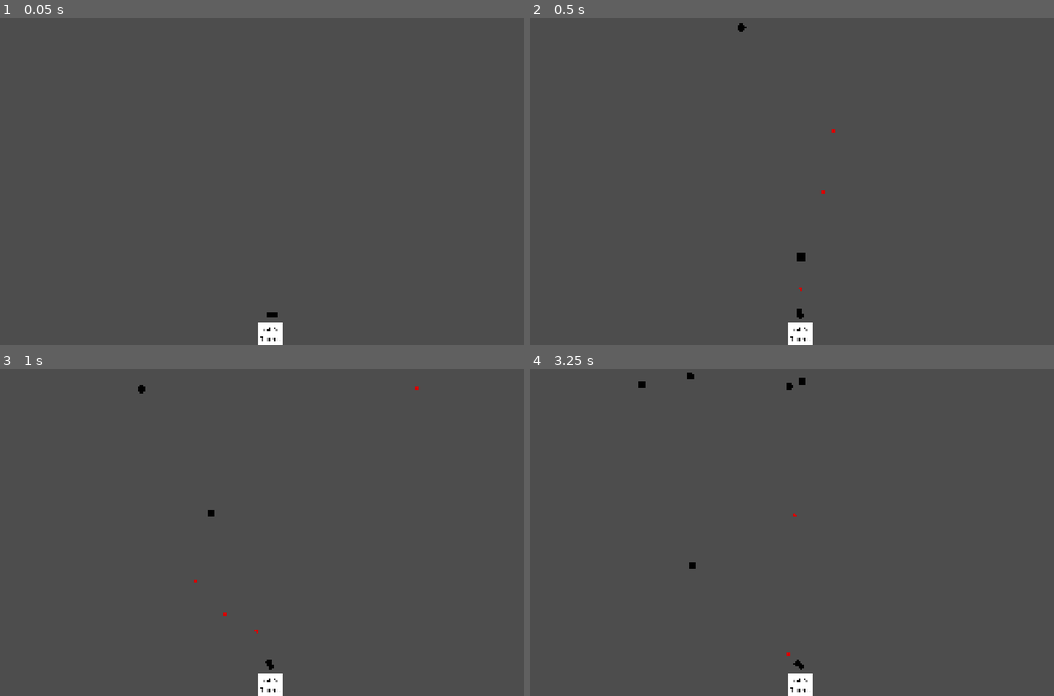
Above: before the commit, frames 1-4 (two rows, left to right).
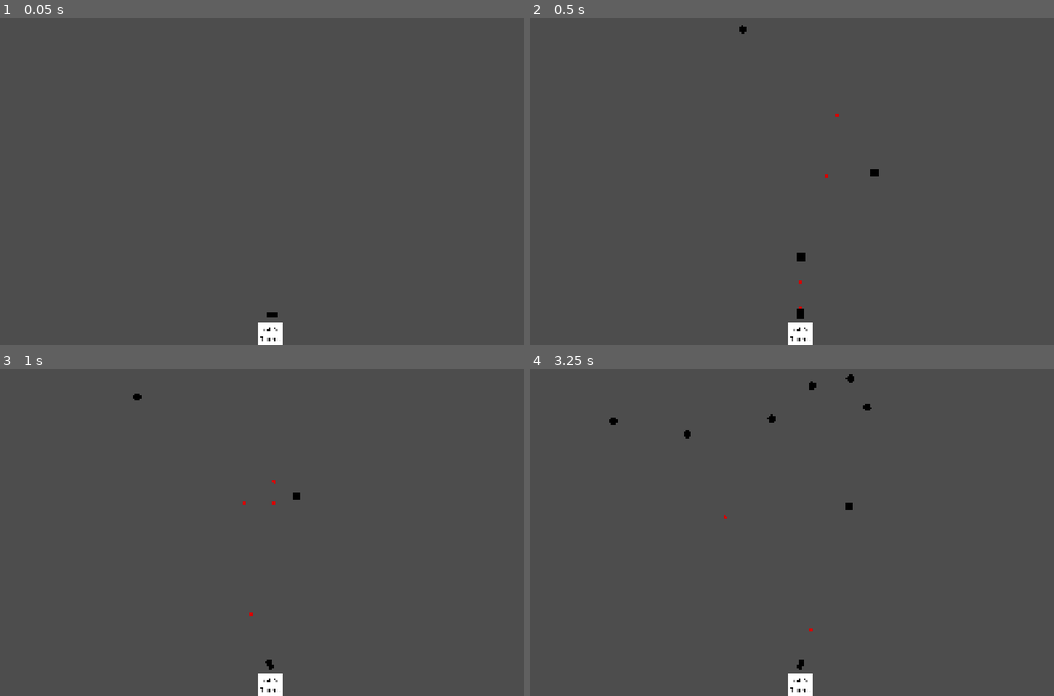
Above: after the commit, the same moments.

Repository: BilgiPasa/2d-gun-turret
Game: Godot game, scene res://Scenes/main_scene.tscn
Same seed, same stepped clock (60 frames per second), same inputs: the game is played once before the commit and once after it.
Inputs (mouse positions are in pixels of both pictures, inside the frame that each line leads up to):
- Up to frame 1 (0.05 s): no input
- Up to frame 2 (0.5 s): no input
- Up to frame 3 (1 s): tap Enter at 0.5 s; move the mouse to (398, 516) at 0.52 s
- Up to frame 4 (3.25 s): move the mouse to (681, 548) at 1.27 s; move the mouse to (860, 460) at 2.02 s; move the mouse to (771, 597) at 2.77 s

Frame 1 is identical in both runs. In frame 2, 0.1% of the frame differs, in the area x 39-67%, y 1-92%; in frame 3, 0.2%; in frame 4, 0.4%, in the area x 15-66%, y 1-92%.

Commit message:
Update gun turret shooting system, Add some comments in gun turret script, Increase enemy spawning

Diff:
--- a/Scripts/gun_turret.gd
+++ b/Scripts/gun_turret.gd
@@ -4,12 +4,10 @@
 # * Note: Godot's 2D Y axis increases as you go down and decreases as you go up.
 
 # Shoot Bullet Variables
-const BULLET_DEFAULT_LIN_VEL_X: float = 9000
-const BULLET_MIN_REACH_TIME: float = 0.15
+const BULLET_REACH_TIME: float = 0.15
 const SHOOT_TIMER_WAIT_TIME: float = 0.05
 const BULLET_SCENE = preload("res://Scenes/bullet.tscn")
 var gravity_amount: float = ProjectSettings.get_setting("physics/2d/default_gravity")
-var t: float
 var can_shoot: bool = true
 var target_relative_position: Vector2
 var shoot_vector: Vector2
@@ -57,68 +55,45 @@
 	if target == null:
 		return
 
-	var new_bullet = BULLET_SCENE.instantiate() # Make a new bullet
-	target_relative_position = Vector2(target.global_position.x - gun_sprite.global_position.x, target.global_position.y - gun_sprite.global_position.y) # Find the position of the target relative to the gun
+	# Make a new bullet
+	var new_bullet = BULLET_SCENE.instantiate()
+
+	# Find the position of the target relative to the gun
+	target_relative_position = Vector2(target.global_position.x - gun_sprite.global_position.x, target.global_position.y - gun_sprite.global_position.y)
 
 	if target is MovableEnemy:
-		# Calculate reach time and X speed based on enemy speed and default X speed
-		if target_relative_position.x >= 0: # If the enemy is at the right of the turret
-			if target.linear_velocity.x >= 0: # If the enemy is moving to right
-				t = abs(target_relative_position.x) / (BULLET_DEFAULT_LIN_VEL_X - target.linear_velocity.x)
-			else: # If the enemy is moving to left
-				t = abs(target_relative_position.x) / (BULLET_DEFAULT_LIN_VEL_X + target.linear_velocity.x)
+		# Calculate X speed
+		shoot_vector.x = (target_relative_position.x / BULLET_REACH_TIME) + target.linear_velocity.x
 
-			if t >= BULLET_MIN_REACH_TIME:
-				shoot_vector.x = BULLET_DEFAULT_LIN_VEL_X
-			else:
-				t = BULLET_MIN_REACH_TIME
-				shoot_vector.x = (target_relative_position.x / t) + target.linear_velocity.x
-		else: # If the enemy is at the left of the turret
-			if target.linear_velocity.x >= 0: # If the enemy is moving to right
-				t = abs(target_relative_position.x) / (BULLET_DEFAULT_LIN_VEL_X - target.linear_velocity.x)
-			else: # If the enemy is moving to left
-				t = abs(target_relative_position.x) / (BULLET_DEFAULT_LIN_VEL_X + target.linear_velocity.x)
+		# Calculate Y speed
+		# There is no gravity calculation here because the bullet and the movable enemy have the same gravity
+		shoot_vector.y = (target_relative_position.y / BULLET_REACH_TIME) + target.linear_velocity.y
+	else:
+		# Calculate X speed
+		shoot_vector.x = target_relative_position.x / BULLET_REACH_TIME
 
-			if t >= BULLET_MIN_REACH_TIME:
-				shoot_vector.x = -BULLET_DEFAULT_LIN_VEL_X
-			else:
-				t = BULLET_MIN_REACH_TIME
-				shoot_vector.x = (target_relative_position.x / t) + target.linear_velocity.x
+		# Calculate Y speed
+		# At the line below, I used (physics_delta * 4) to hit the target better because if I don't add it, it might miss the target by a small distance.
+		shoot_vector.y = (target_relative_position.y / BULLET_REACH_TIME) - (gravity_amount * (BULLET_REACH_TIME + (physics_delta * 4)) / 2)
 
-		# There is no gravity calculation here because the bullet and the movable enemy have the same gravity
-		shoot_vector.y = (target_relative_position.y / t) + target.linear_velocity.y # Calculate Y speed
-	else:
-		t = abs(target_relative_position.x) / BULLET_DEFAULT_LIN_VEL_X # Calculate reach time based on default X speed
-
-		if t >= BULLET_MIN_REACH_TIME:
-			# Assign X speed
-			if target_relative_position.x >= 0:
-				shoot_vector.x = BULLET_DEFAULT_LIN_VEL_X
-			else:
-				shoot_vector.x = -BULLET_DEFAULT_LIN_VEL_X
-		else: # If reach time is too small
-			t = BULLET_MIN_REACH_TIME # Set the reach time
-			shoot_vector.x = target_relative_position.x / t # Calculate X speed
-
-		# At the line below, I used (physics_delta * 4) to hit the target better because if I don't add it, it might miss the target by a small distance.
-		shoot_vector.y = (target_relative_position.y / t) - (gravity_amount * (t + (physics_delta * 4)) / 2) # Calculate Y speed
-
-	gun_sprite.look_at(shoot_vector) # Gun sprite looks at the target
+	gun_sprite.look_at(shoot_vector) # Make the gun sprite look at the target
 	new_bullet.position = gun_sprite.global_position # Initialize the position of the bullet
 	owner.add_child(new_bullet) # Add the bullet to the scene
 	new_bullet.linear_velocity = shoot_vector # Add speed to the bullet
 
 func give_closest_target() -> Node2D:
 	closest_target = null
-	targets = target_find_area.get_overlapping_bodies()
+	targets = target_find_area.get_overlapping_bodies() # Get the enemies inside of the target find area
 
-	if len(targets) > 0:
-		closest_target = targets[0]
+	if len(targets) > 0: # If there are enemies inside of the target find area
+		closest_target = targets[0] # Starting from the first node
 
+		# Compare all of the nodes
 		for i in range(1, len(targets)):
 			if !targets[i].targeted && how_far_from_gun_turret_ground(closest_target.global_position) > how_far_from_gun_turret_ground(targets[i].global_position):
 				closest_target = targets[i]
 
+	# Make the closest target as "targeted" and return the closest target
 	closest_target.targeted = true
 	closest_target.retarget_timer.start()
 	return closest_target
--- a/Scripts/movable_enemy_spawner.gd
+++ b/Scripts/movable_enemy_spawner.gd
@@ -3,7 +3,7 @@
 @onready var spawn_timer: Timer = $SpawnTimer
 const SPAWN_X_RANGE: int = 900
 const SPEED_RANGE: int = 750
-const SPAWN_TIME: float = 0.175
+const SPAWN_TIME: float = 0.15
 const MOVABLE_ENEMY_SCENE = preload("res://Scenes/movable_enemy.tscn")
 
 func _ready() -> void:
--- a/Scripts/static_enemy_spawner.gd
+++ b/Scripts/static_enemy_spawner.gd
@@ -2,7 +2,7 @@
 
 @onready var spawn_timer: Timer = $SpawnTimer
 const SPAWN_RADIUS: int = 900
-const SPAWN_TIME: float = 0.175
+const SPAWN_TIME: float = 0.15
 const STATIC_ENEMY_SCENE = preload("res://Scenes/static_enemy.tscn")
 
 func _ready() -> void:
